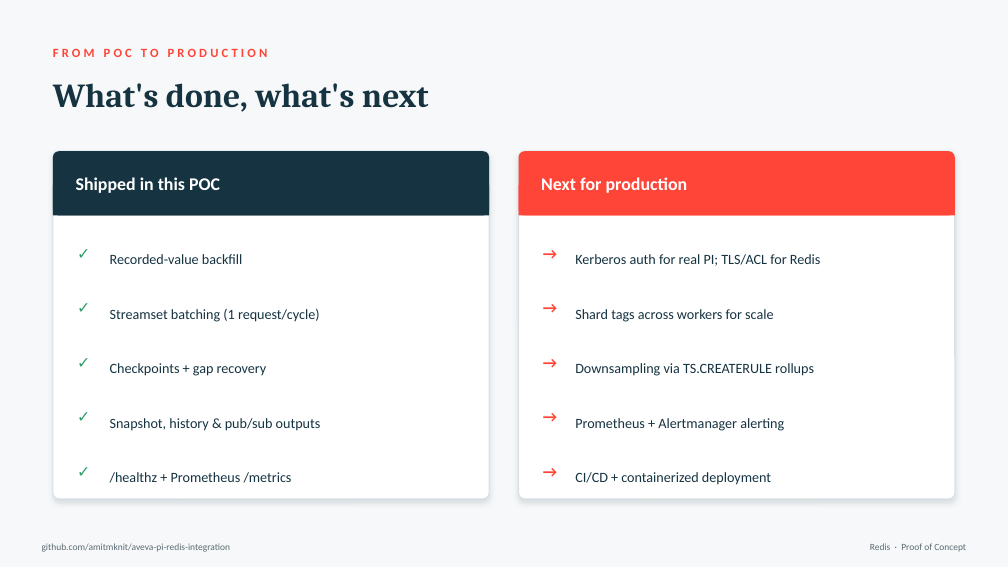
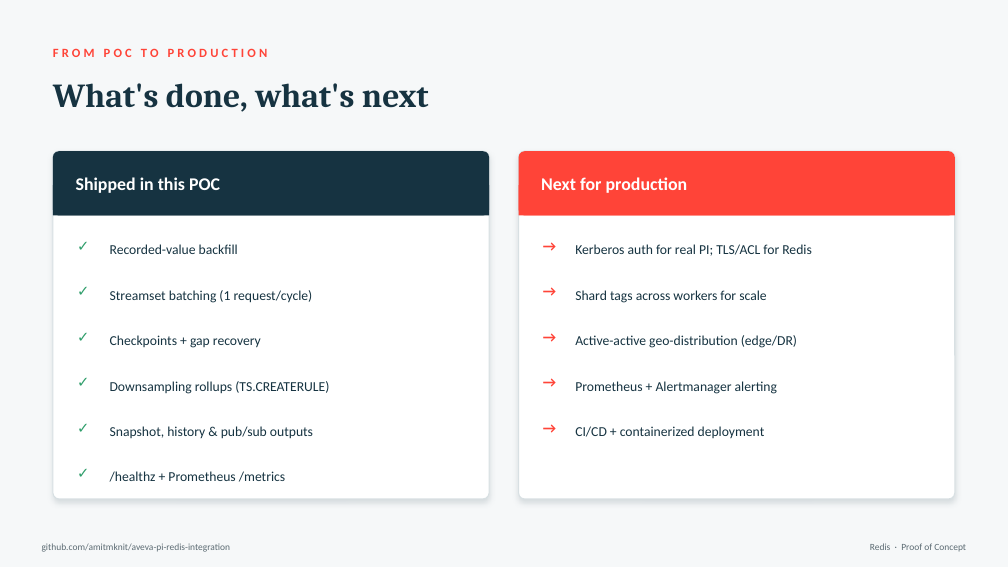
Before and after one commit to RamavathChanti/aveva-pi-redis-integration, a slide deck: slide 9 of demo/AVEVA-PI-Redis-Demo.pptx (slide 8 before the commit). Drawn at 1008x567 pixels with LibreOffice and Linux fonts; fonts in the diff are those of the drawing. Boxes give left, top, right and bottom in pixels: in the first picture for what was removed or moved away, otherwise in the second. Text is boxed around its words. In the diff, an @@ line names an element or a change of style, - is before the commit and + after.

```diff
--- a/demo/AVEVA-PI-Redis-Demo.pptx
+++ b/demo/AVEVA-PI-Redis-Demo.pptx
@@ text "✓": place and size @@
-text "✓" at bbox=[77, 238, 107, 268]
+text "✓" at bbox=[77, 231, 107, 261]
@@ text "Recorded-value backfill": place and size @@
-text "Recorded-value backfill" at bbox=[110, 254, 243, 264]
+text "Recorded-value backfill" at bbox=[110, 244, 238, 254]
@@ text "→": place and size @@
-text "→" at bbox=[543, 238, 573, 268]
+text "→" at bbox=[543, 231, 573, 261]
@@ text "Kerberos auth for real PI; ...": place and size @@
-text "Kerberos auth for real PI; ..." at bbox=[575, 254, 821, 266]
+text "Kerberos auth for real PI; ..." at bbox=[575, 244, 812, 256]
@@ text "✓": place and size @@
-text "✓" at bbox=[77, 293, 107, 323]
+text "✓" at bbox=[77, 276, 107, 306]
@@ text "Streamset batching (1 request/cycle)": place and size @@
-text "Streamset batching (1 request/cycle)" at bbox=[110, 309, 320, 322]
+text "Streamset batching (1 request/cycle)" at bbox=[110, 290, 313, 303]
@@ text "→": place and size @@
-text "→" at bbox=[543, 293, 573, 323]
+text "→" at bbox=[543, 276, 573, 306]
@@ text "Shard tags across workers for ...": place and size @@
-text "Shard tags across workers for ..." at bbox=[575, 309, 773, 322]
+text "Shard tags across workers for ..." at bbox=[575, 290, 766, 303]
@@ text added at bbox=[77, 321, 107, 352], 14 pt, text #2F9E6B, bold @@
+✓
@@ text "Checkpoints + gap recovery": place and size @@
-text "Checkpoints + gap recovery" at bbox=[110, 363, 267, 376]
+text "Checkpoints + gap recovery" at bbox=[110, 335, 261, 348]
@@ size 15 to 14 pt in 10 elements at bbox=[77, 457, 107, 488], bbox=[77, 231, 107, 261], bbox=[543, 231, 573, 261], bbox=[77, 412, 107, 442], bbox=[543, 412, 573, 442], bbox=[77, 276, 107, 306], bbox=[543, 276, 573, 306], bbox=[77, 367, 107, 397], bbox=[543, 367, 573, 397], bbox=[543, 321, 573, 352] @@
@@ text "→": place and size @@
-text "→" at bbox=[543, 456, 573, 486]
+text "→" at bbox=[543, 321, 573, 352]
@@ text added at bbox=[575, 335, 797, 348], 13 pt, text #163341 @@
+Active-active geo-distribution (edge/DR)
@@ text "✓": place and size @@
-text "✓" at bbox=[77, 347, 107, 377]
+text "✓" at bbox=[77, 367, 107, 397]
@@ text at bbox=[110, 381, 329, 394]: text changed; size 13.5 to 13 pt @@
-Downsampling via TS.CREATERULE rollups
+Downsampling rollups (TS.CREATERULE)
@@ text "→": place and size @@
-text "→" at bbox=[543, 347, 573, 377]
+text "→" at bbox=[543, 367, 573, 397]
@@ text "Prometheus + Alertmanager alerting": place and size @@
-text "Prometheus + Alertmanager alerting" at bbox=[575, 418, 784, 431]
+text "Prometheus + Alertmanager alerting" at bbox=[575, 381, 777, 394]
@@ text "✓": place and size @@
-text "✓" at bbox=[77, 402, 107, 432]
+text "✓" at bbox=[77, 412, 107, 442]
@@ text "Snapshot, history & pub/sub outputs": place and size @@
-text "Snapshot, history & pub/sub outputs" at bbox=[110, 418, 321, 431]
+text "Snapshot, history & pub/sub outputs" at bbox=[110, 426, 313, 439]
@@ text "→": place and size @@
-text "→" at bbox=[543, 402, 573, 432]
+text "→" at bbox=[543, 412, 573, 442]
@@ size 13.5 to 13 pt; line spacing 16pt to 15pt in 9 elements at bbox=[110, 471, 285, 482], bbox=[110, 426, 313, 439], bbox=[110, 244, 238, 254], bbox=[575, 244, 812, 256], bbox=[110, 290, 313, 303], bbox=[575, 290, 766, 303], bbox=[110, 335, 261, 348], bbox=[575, 381, 777, 394], bbox=[575, 426, 765, 438] @@
@@ text "CI/CD + containerized deployment": place and size @@
-text "CI/CD + containerized deployment" at bbox=[575, 472, 771, 485]
+text "CI/CD + containerized deployment" at bbox=[575, 426, 765, 438]
```
Also in this commit, not shown: 1 other slide changed, 1 slide added, 6 other files.
